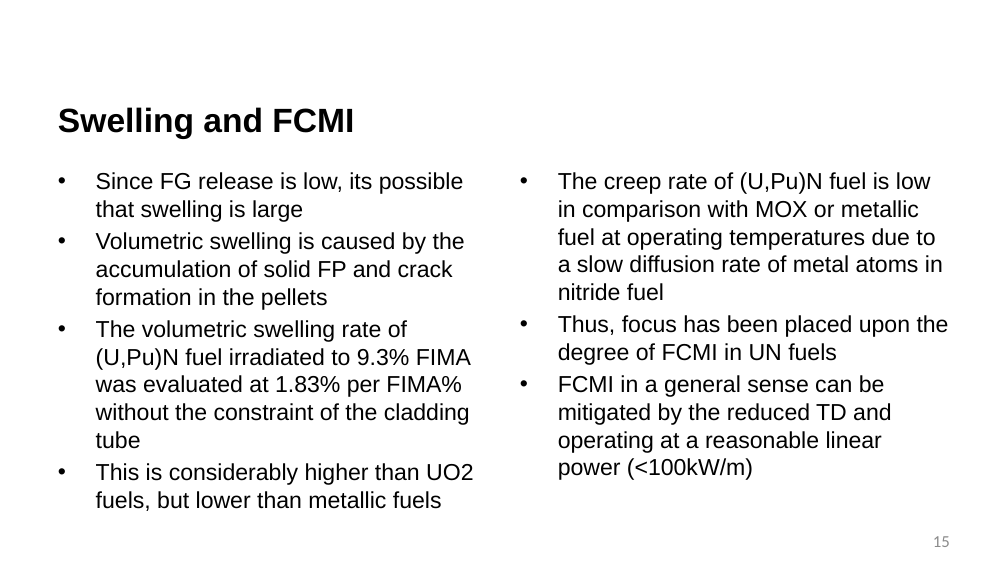
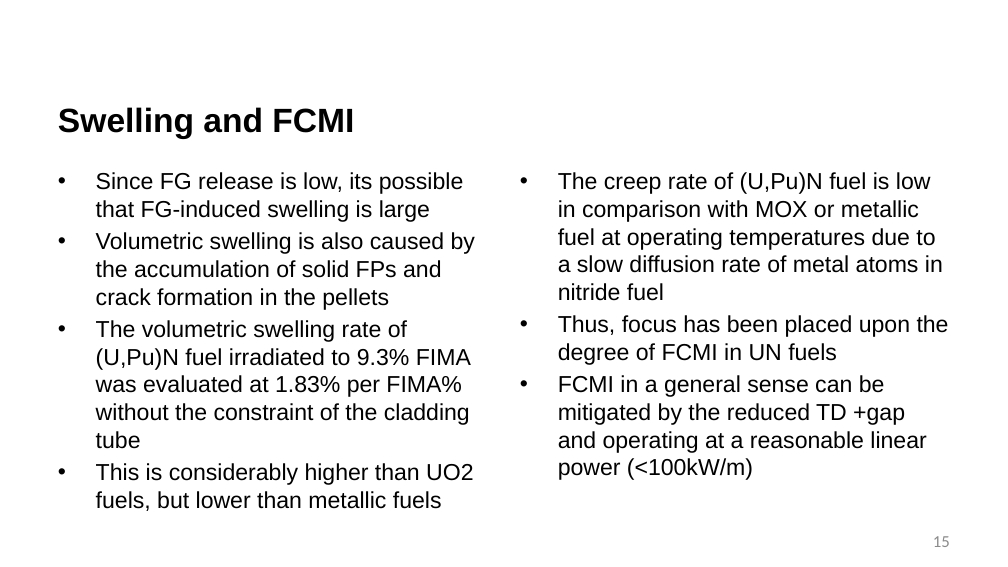
Before and after one commit to benbeeler/TEACHING, a slide deck: slide 15 of Advanced Reactor Materials/Fall2026/Lec18_nitride.pptx. Drawn at 1008x567 pixels with LibreOffice and Linux fonts; fonts in the diff are those of the drawing; background and template pictures are left out. Boxes give left, top, right and bottom in pixels: in the first picture for what was removed or moved away, otherwise in the second. Text is boxed around its words. In the diff, an @@ line names an element or a change of style, - is before the commit and + after.

```diff
--- a/Advanced Reactor Materials/Fall2026/Lec18_nitride.pptx
+++ b/Advanced Reactor Materials/Fall2026/Lec18_nitride.pptx
@@ text at (96, 172, 475, 310): text changed @@
-• Since FG release is low, its possible that swelling is large
-• Volumetric swelling is caused by the accumulation of solid FP and crack formation in the pellets
+• Since FG release is low, its possible that FG-induced swelling is large
+• Volumetric swelling is also caused by the accumulation of solid FPs and crack formation in the pellets
@@ text at (558, 375, 926, 480): text changed @@
-• FCMI in a general sense can be mitigated by the reduced TD and operating at a reasonable linear power (<100kW/m)
+• FCMI in a general sense can be mitigated by the reduced TD +gap and operating at a reasonable linear power (<100kW/m)
```
Also in this commit, not shown: 13 other slides changed, 10 slides added, 4 slides removed, 2 other files.
